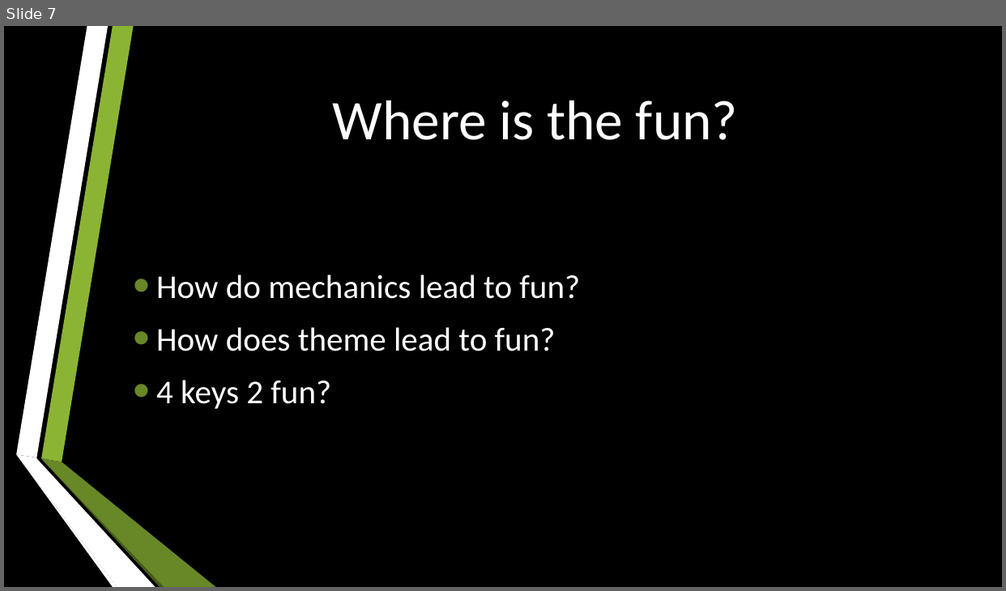
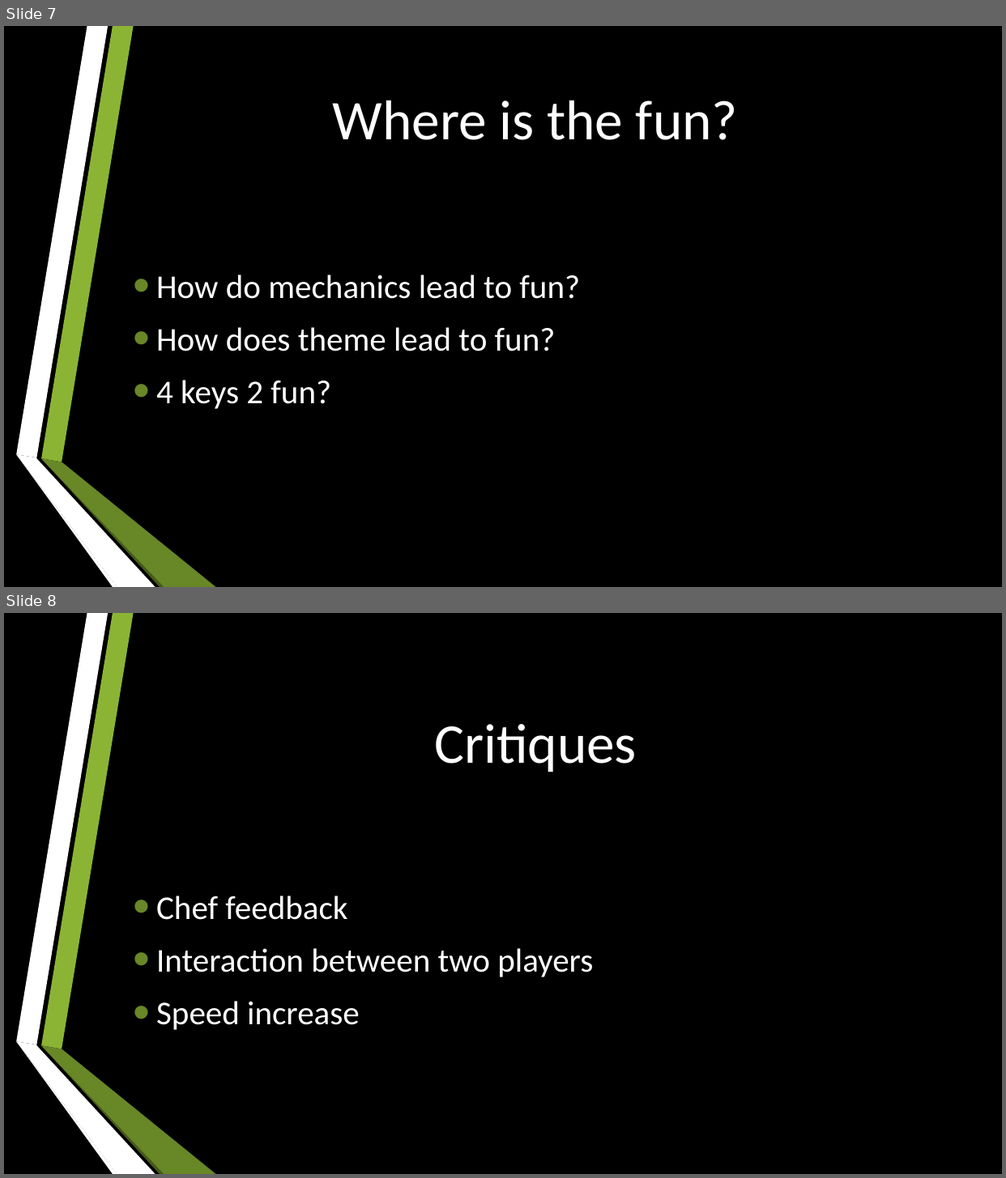
Before and after one commit to UoSGroupProjects1718/mgp-mpg-group-5, a slide deck: Management/Presentations/Second Presentation.pptx. Shown one above the other, each under a label of ours: slide 7 before the commit, slides 7 and 8 after it. The pictures are 1006x591 and 1006x1178 pixels, drawn with LibreOffice and Linux fonts; fonts in the diff are those of the drawing. Boxes give left, top, right and bottom in pixels: in the first picture for what was removed or moved away, otherwise in the second. Text is boxed around its words. In the diff, an @@ line names an element or a change of style, - is before the commit and + after.

```diff
--- a/Management/Presentations/Second Presentation.pptx
+++ b/Management/Presentations/Second Presentation.pptx
@@ slide 8 added at [4, 613, 1002, 1174], background #000000; not listed: 6 template elements that a slide beside it also shows @@
@@ title added at [434, 724, 637, 773], 54 pt, text #FFFFFF @@
+Critiques
@@ text added at [156, 896, 593, 1030], 32 pt, text #FFFFFF @@
+• Chef feedback
+• Interaction between two players
+• Speed increase
```
Also in this commit, not shown: 3 slides changed, 1 other slide added, 1 slide removed.
